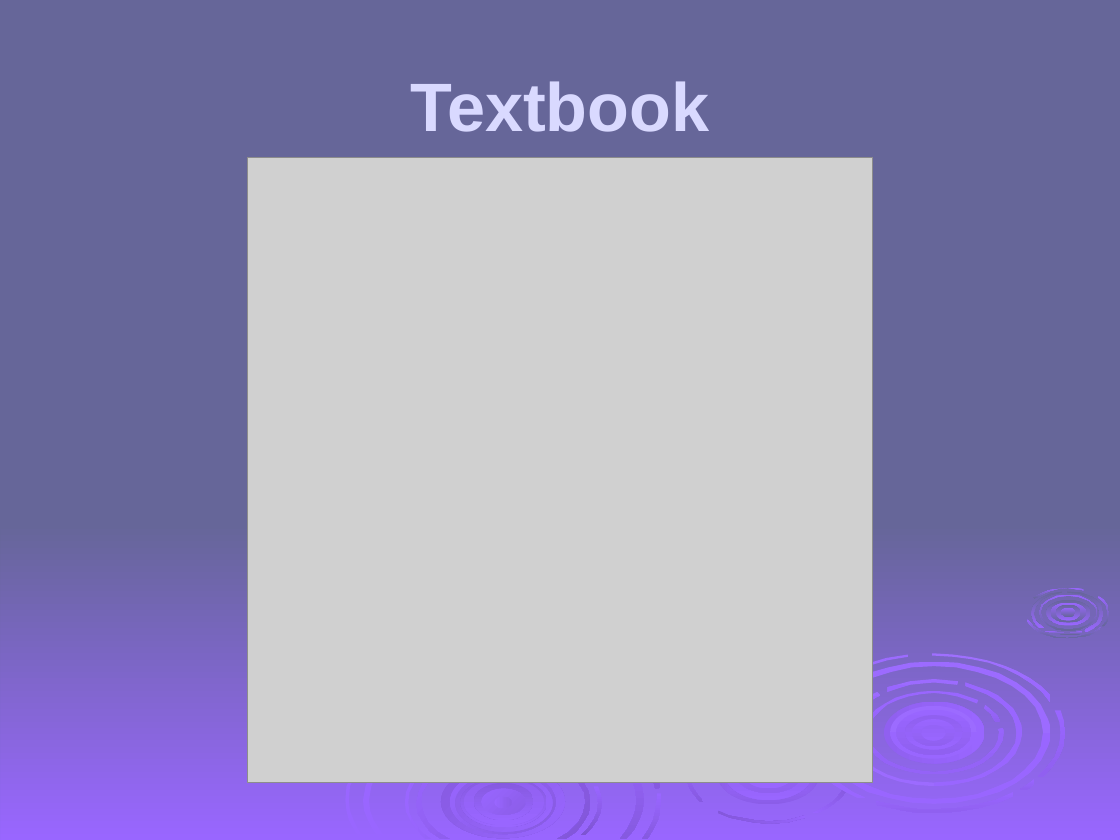
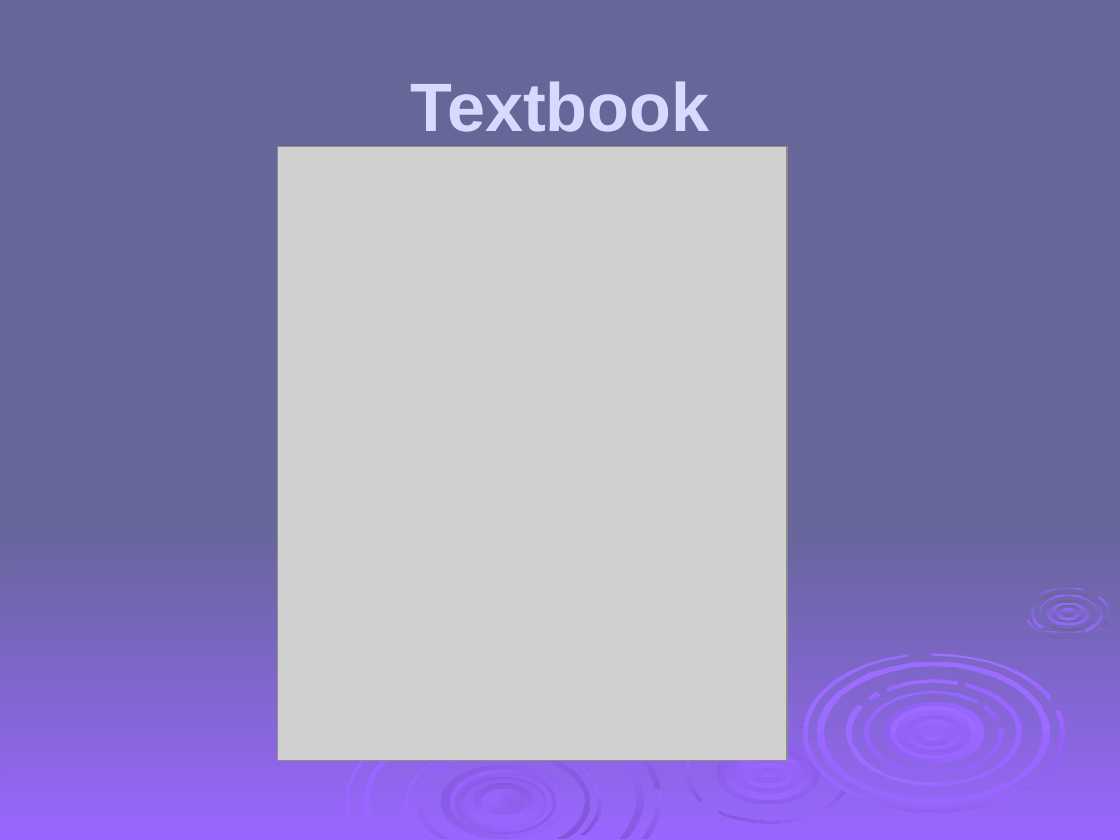
Before and after one commit to HatimAlsuwat/HatimAlsuwat.github.io, a slide deck: slide 6 of Applied Cryptography/ch01.ppt (slide 7 before the commit). Drawn at 1120x840 pixels with LibreOffice and Linux fonts; fonts in the diff are those of the drawing; grey boxes stand for pictures; background and template pictures are left out. Boxes give left, top, right and bottom in pixels: in the first picture for what was removed or moved away, otherwise in the second. Text is boxed around its words. In the diff, an @@ line names an element or a change of style, - is before the commit and + after.

```diff
--- a/Applied Cryptography/ch01.ppt
+++ b/Applied Cryptography/ch01.ppt
@@ picture: place and size @@
-picture at (248, 157, 872, 783)
+picture at (278, 147, 787, 760)
@@ freeform shape added at (503, 744, 590, 780), fill gradient #8B5DE8 to #9966FF @@
@@ freeform shape added at (785, 724, 804, 729), fill gradient #9966FF to #865AE0 @@
@@ ellipse added at (760, 767, 777, 777), fill gradient #9060F0 to #9966FF @@
```
Also in this commit, not shown: 5 other slides changed, 1 slide removed, 1 other file.
